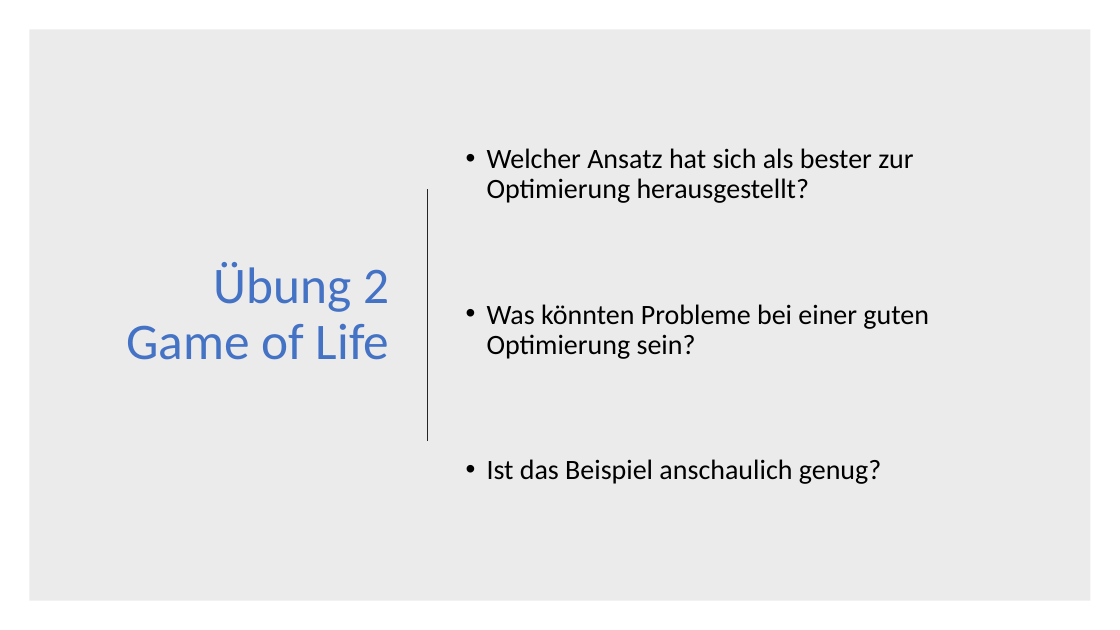
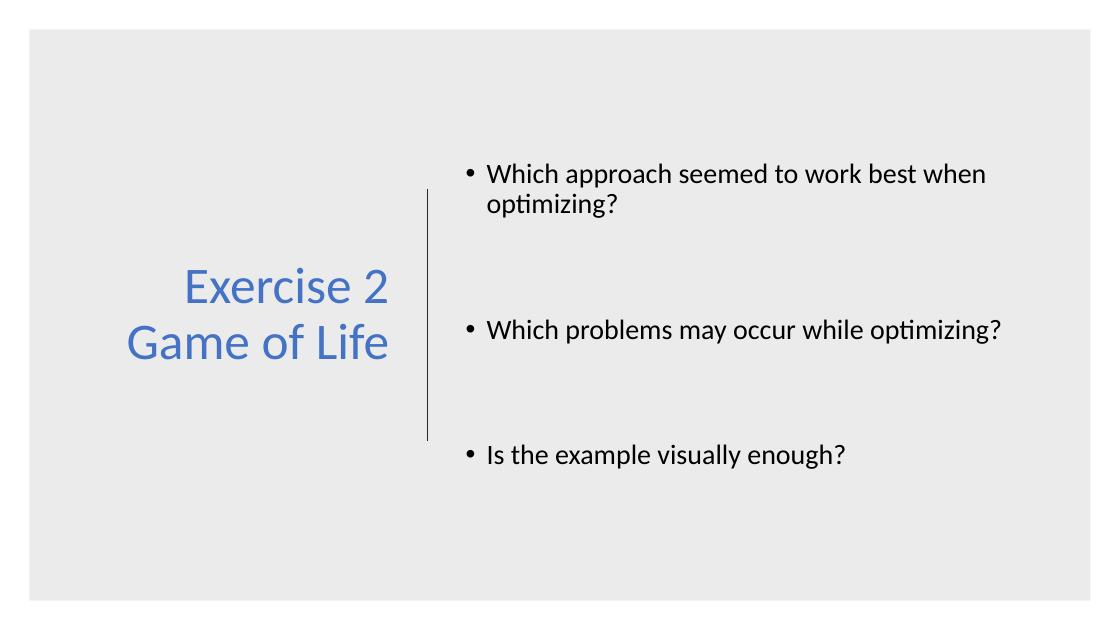
Before and after one commit to dyeske61283/ASE_OpenMP, a slide deck: slide 14 of OpenMP_Folien.pptx. Drawn at 1120x630 pixels with LibreOffice and Linux fonts; fonts in the diff are those of the drawing. Boxes give left, top, right and bottom in pixels: in the first picture for what was removed or moved away, otherwise in the second. Text is boxed around its words. In the diff, an @@ line names an element or a change of style, - is before the commit and + after.

```diff
--- a/OpenMP_Folien.pptx
+++ b/OpenMP_Folien.pptx
@@ text at [487,163,1002,469]: text changed @@
-• Welcher Ansatz hat sich als bester zur Optimierung herausgestellt?
-• Was könnten Probleme bei einer guten Optimierung sein?
-• Ist das Beispiel anschaulich genug?
+• Which approach seemed to work best when optimizing?
+• Which problems may occur while optimizing?
+• Is the example visually enough?
@@ title at [127,268,389,360]: text changed @@
-Übung 2 Game of Life
+Exercise 2 Game of Life
```
Also in this commit, not shown: 14 other slides changed, 2 slides added, 1 slide removed, 1 other file.
